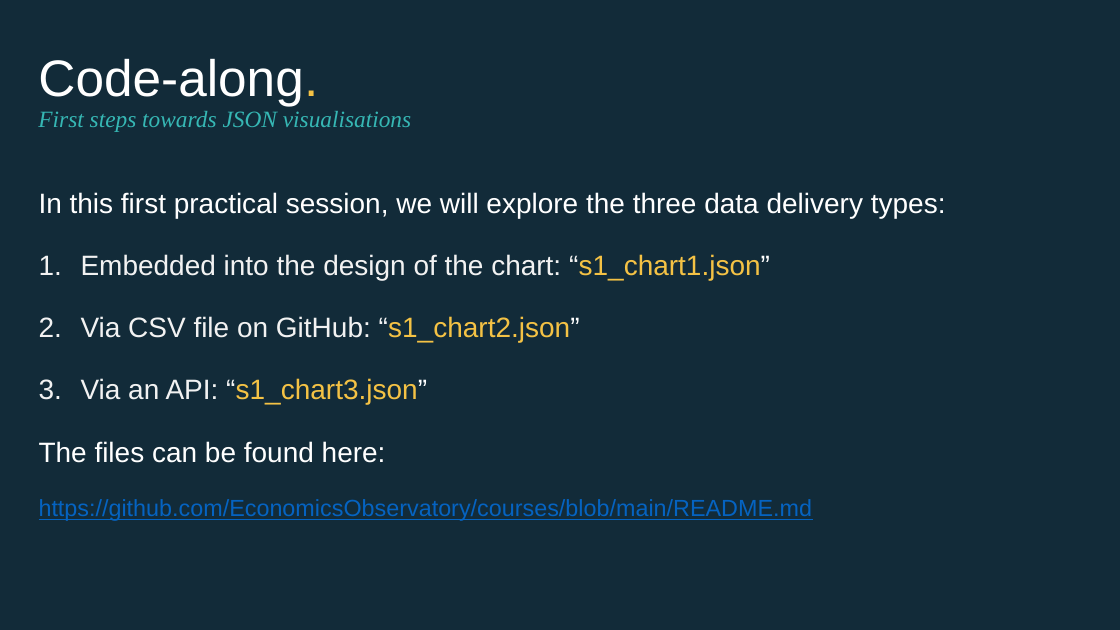
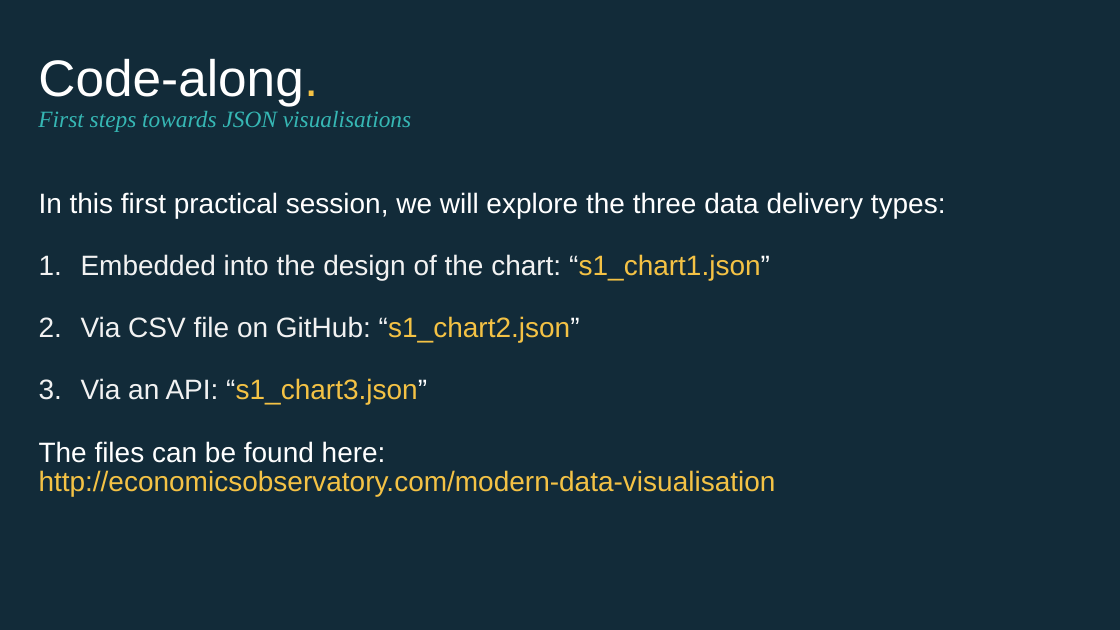
Before and after one commit to EconomicsObservatory/courses, a slide deck: slide 37 of 1/s1_Charts_as_data.pptx. Drawn at 1120x630 pixels with LibreOffice and Linux fonts; fonts in the diff are those of the drawing. Boxes give left, top, right and bottom in pixels: in the first picture for what was removed or moved away, otherwise in the second. Text is boxed around its words. In the diff, an @@ line names an element or a change of style, - is before the commit and + after.

```diff
--- a/1/s1_Charts_as_data.pptx
+++ b/1/s1_Charts_as_data.pptx
@@ text at (39,470,776,496): text changed; size 20 to 24 pt; text colour #0563C1 to #F4C245 @@
-https://github.com/EconomicsObservatory/courses/blob/main/README.md
+http://economicsobservatory.com/modern-data-visualisation
```
Also in this commit, not shown: 5 other slides changed, 9 other files.
